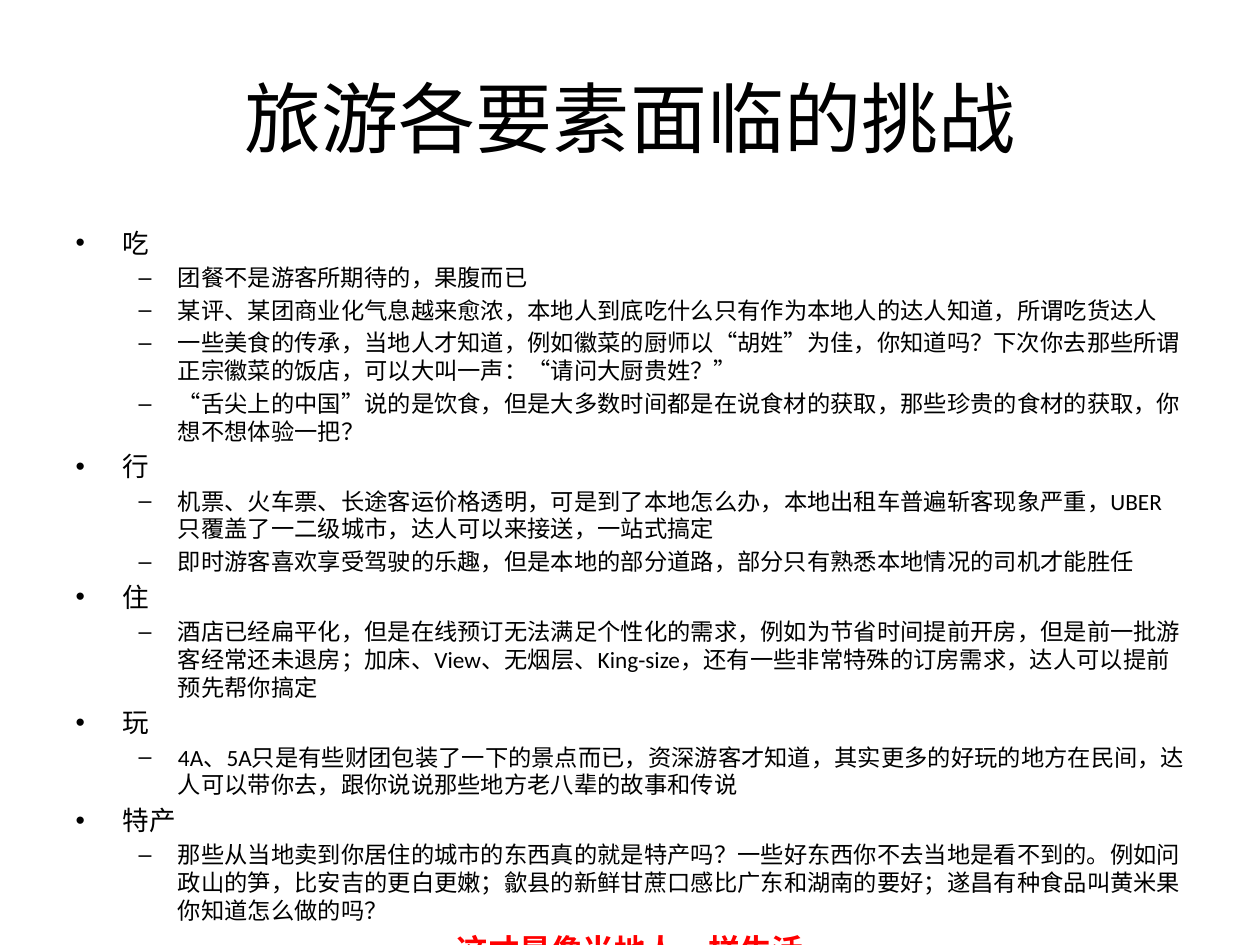
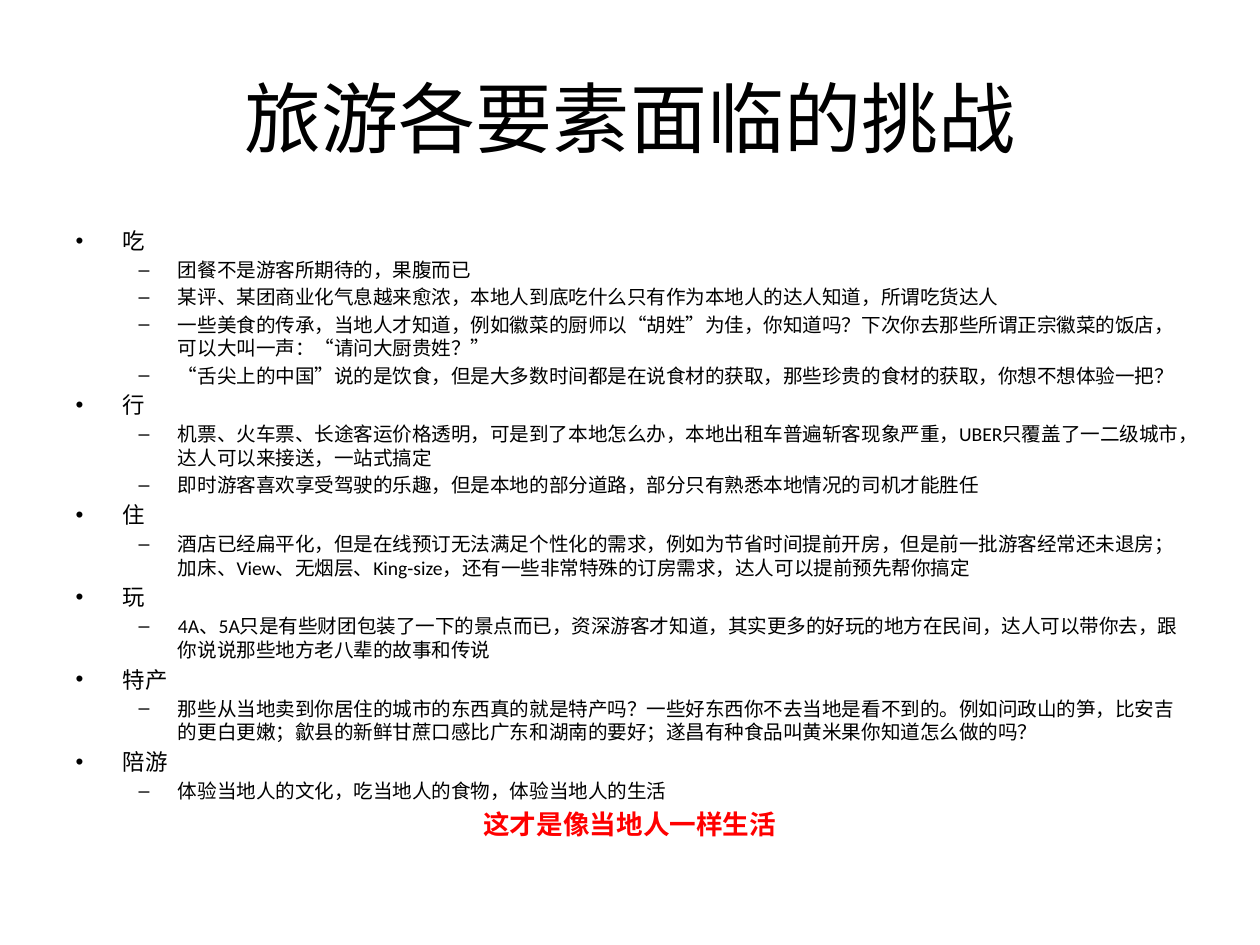
Before and after one commit to Yourtour/yt, a slide deck: slide 15 of yourtour/documents/business/YourTour BP 2.0.pptx (slide 14 before the commit). Drawn at 1260x945 pixels with LibreOffice and Linux fonts; fonts in the diff are those of the drawing. Boxes give left, top, right and bottom in pixels: in the first picture for what was removed or moved away, otherwise in the second. Text is boxed around its words. In the diff, an @@ line names an element or a change of style, - is before the commit and + after.

```diff
--- a/yourtour/documents/business/YourTour BP 2.0.pptx
+++ b/yourtour/documents/business/YourTour BP 2.0.pptx
@@ text at <box>123,230,1198,837</box>: size 15.2 to 12.8 pt in "吃", "行", "住", "玩" and 1 more places; size 13.3 to 11.2 pt; size 18.1 to 15.2 pt in "这才是像当地人一样生活" @@
@@ text at <box>178,781,666,800</box>: paragraphs added @@
+• 陪游
+  – 体验当地人的文化，吃当地人的食物，体验当地人的生活
```
Also in this commit, not shown: 12 other slides changed, 3 slides added, 2 other files.
